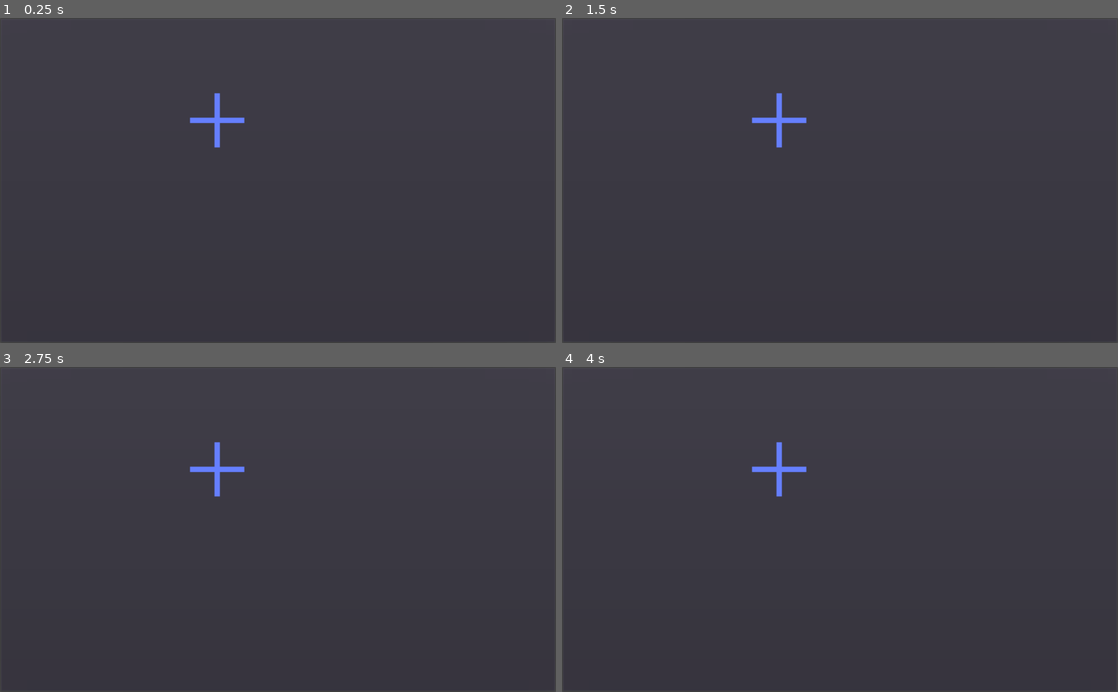
Above: before the commit, frames 1-4 (two rows, left to right).
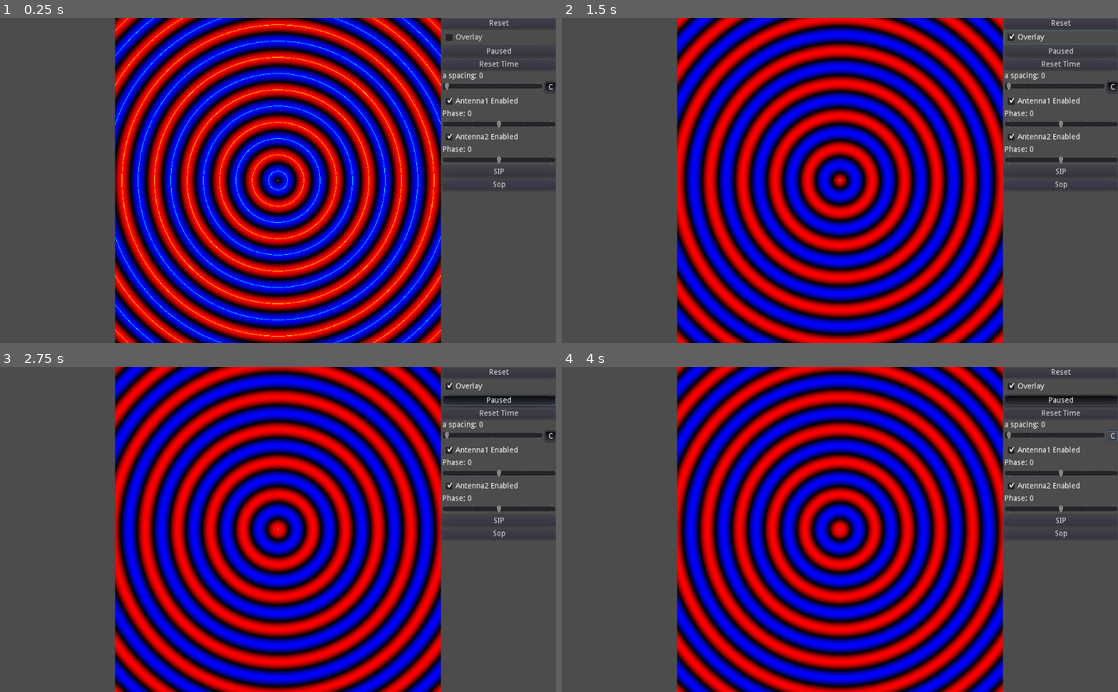
Above: after the commit, the same moments.

Repository: scapegoat57/NavSim
Game: Godot game, scene res://AntennaGraph.tscn
The game is run twice, just before and just after one commit, with the same random seed, the same clock (stepped at 60 frames per second) and the same inputs.
Inputs (mouse positions are in pixels of both pictures, inside the frame that each line leads up to):
- Up to frame 1 (0.25 s): no input
- Up to frame 2 (1.5 s): click (1062, 24) at 0.5 s, where only the run after the commit has a clickable "Reset"; click (1062, 37) at 1.25 s, where only the run after the commit has a clickable "Overlay"
- Up to frame 3 (2.75 s): click (500, 399) at 2 s, where only the run after the commit has a clickable "Paused"
- Up to frame 4 (4 s): click (1062, 412) at 2.75 s, where only the run after the commit has a clickable "Reset Time"; click (1112, 435) at 3.5 s, where only the run after the commit has a clickable "C"

The runs differ from the first frame. In frame 1, 60% of the frame differs, in the area x 4-100%, y 0-100%; in frame 2, 60%; in frame 3, 61%; in frame 4, 61%.

Commit message:
added antenna radiation display

Diff:
--- a/project/AntennaGraph.tscn
+++ b/project/AntennaGraph.tscn
@@ -1,23 +1,166 @@
-[gd_scene format=2]
+[gd_scene load_steps=4 format=2]
+
+[ext_resource path="res://radiation_material.tres" type="Material" id=1]
+[ext_resource path="res://radiation_graph.gd" type="Script" id=2]
+[ext_resource path="res://graph_controls.gd" type="Script" id=3]
 
 [node name="AntennaGraph" type="Control"]
 anchor_right = 1.0
 anchor_bottom = 1.0
-__meta__ = {
-"_edit_use_anchors_": false
-}
-
-[node name="PanelContainer" type="PanelContainer" parent="."]
-anchor_right = 1.0
-anchor_bottom = 1.0
-__meta__ = {
-"_edit_use_anchors_": false
-}
 
 [node name="OriginX" type="Line2D" parent="."]
+visible = false
 position = Vector2( 350, 189 )
 points = PoolVector2Array( 0, 0, 100, 0 )
 
 [node name="OriginY" type="Line2D" parent="."]
+visible = false
 position = Vector2( 350, 189 )
 points = PoolVector2Array( 50, -50, 50, 50 )
+
+[node name="GraphContainer" type="AspectRatioContainer" parent="."]
+anchor_right = 1.0
+anchor_bottom = 1.0
+
+[node name="Graph" type="ColorRect" parent="GraphContainer"]
+material = ExtResource( 1 )
+margin_left = 212.0
+margin_right = 812.0
+margin_bottom = 600.0
+script = ExtResource( 2 )
+a_label_path = NodePath("../../GraphControls/ASpaceLabel")
+
+[node name="GraphControls" type="VBoxContainer" parent="."]
+anchor_left = 0.796
+anchor_right = 1.0
+anchor_bottom = 1.0
+margin_left = -0.104065
+script = ExtResource( 3 )
+graph_path = NodePath("../GraphContainer/Graph")
+
+[node name="ResetButton" type="Button" parent="GraphControls"]
+margin_right = 209.0
+margin_bottom = 20.0
+text = "Reset"
+
+[node name="overlay_button" type="CheckBox" parent="GraphControls"]
+margin_top = 24.0
+margin_right = 209.0
+margin_bottom = 48.0
+text = "Overlay"
+
+[node name="PauseButton" type="Button" parent="GraphControls"]
+margin_top = 52.0
+margin_right = 209.0
+margin_bottom = 72.0
+toggle_mode = true
+text = "Paused"
+
+[node name="ResetTimeButton" type="Button" parent="GraphControls"]
+margin_top = 76.0
+margin_right = 209.0
+margin_bottom = 96.0
+text = "Reset Time"
+
+[node name="ASpaceLabel" type="Label" parent="GraphControls"]
+margin_top = 100.0
+margin_right = 209.0
+margin_bottom = 114.0
+text = "a spacing: "
+
+[node name="ASpaceHBox" type="HBoxContainer" parent="GraphControls"]
+margin_top = 118.0
+margin_right = 209.0
+margin_bottom = 138.0
+
+[node name="ASpaceSlider" type="HSlider" parent="GraphControls/ASpaceHBox"]
+margin_right = 185.0
+margin_bottom = 16.0
+size_flags_horizontal = 3
+max_value = 720.0
+step = 45.0
+value = 45.0
+tick_count = 5
+ticks_on_borders = true
+
+[node name="ASpaceToggle" type="Button" parent="GraphControls/ASpaceHBox"]
+margin_left = 189.0
+margin_right = 209.0
+margin_bottom = 20.0
+grow_horizontal = 0
+size_flags_horizontal = 9
+toggle_mode = true
+pressed = true
+text = "C"
+
+[node name="Antenna1Enabled" type="CheckBox" parent="GraphControls"]
+margin_top = 142.0
+margin_right = 209.0
+margin_bottom = 166.0
+pressed = true
+text = "Antenna1 Enabled"
+
+[node name="Antenn1PhaseLabel" type="Label" parent="GraphControls"]
+margin_top = 170.0
+margin_right = 209.0
+margin_bottom = 184.0
+text = "Antenna1 phase:"
+
+[node name="Antenna1PhaseSlider" type="HSlider" parent="GraphControls"]
+margin_top = 188.0
+margin_right = 209.0
+margin_bottom = 204.0
+min_value = -360.0
+max_value = 360.0
+value = -1.0
+tick_count = 5
+ticks_on_borders = true
+
+[node name="Antenna2Enabled" type="CheckBox" parent="GraphControls"]
+margin_top = 208.0
+margin_right = 209.0
+margin_bottom = 232.0
+pressed = true
+text = "Antenna2 Enabled"
+
+[node name="Antenn2PhaseLabel" type="Label" parent="GraphControls"]
+margin_top = 236.0
+margin_right = 209.0
+margin_bottom = 250.0
+text = "Antenna1 phase:"
+
+[node name="Antenna2PhaseSlider" type="HSlider" parent="GraphControls"]
+margin_top = 254.0
+margin_right = 209.0
+margin_bottom = 270.0
+min_value = -360.0
+max_value = 360.0
+value = -1.0
+tick_count = 5
+ticks_on_borders = true
+
+[node name="SipButton" type="Button" parent="GraphControls"]
+margin_top = 274.0
+margin_right = 209.0
+margin_bottom = 294.0
+text = "SIP"
+
+[node name="SopButton" type="Button" parent="GraphControls"]
+margin_top = 298.0
+margin_right = 209.0
+margin_bottom = 318.0
+text = "Sop"
+
+[connection signal="gui_input" from="GraphContainer/Graph" to="GraphContainer/Graph" method="_on_Graph_gui_input"]
+[connection signal="pressed" from="GraphControls/ResetButton" to="GraphControls" method="_on_ResetButton_pressed"]
+[connection signal="toggled" from="GraphControls/overlay_button" to="GraphContainer/Graph" method="_on_overlay_button_toggled"]
+[connection signal="toggled" from="GraphControls/PauseButton" to="GraphControls" method="_on_PauseButton_toggled"]
+[connection signal="pressed" from="GraphControls/ResetTimeButton" to="GraphControls" method="_on_ResetTimeButton_pressed"]
+[connection signal="value_changed" from="GraphControls/ASpaceHBox/ASpaceSlider" to="GraphControls" method="_on_ASpaceSlider_value_changed"]
+[connection signal="toggled" from="GraphControls/ASpaceHBox/ASpaceToggle" to="GraphControls" method="_on_ASpaceToggle_toggled"]
+[connection signal="toggled" from="GraphControls/Antenna1Enabled" to="GraphControls" method="_on_Antenna1Enabled_toggled"]
+[connection signal="value_changed" from="GraphControls/Antenna1PhaseSlider" to="GraphControls" method="_on_Antenna1PhaseSlider_value_changed"]
+[connection signal="toggled" from="GraphControls/Antenna2Enabled" to="GraphControls" method="_on_Antenna2Enabled_toggled"]
+[connection signal="value_changed" from="GraphControls/Antenna2PhaseSlider" to="GraphControls" method="_on_Antenna2PhaseSlider_value_changed"]
+[connection signal="pressed" from="GraphControls/SipButton" to="GraphControls" method="_on_SipButton_pressed"]
+[connection signal="pressed" from="GraphControls/SopButton" to="GraphControls" method="_on_SopButton_pressed"]
--- /dev/null
+++ b/project/graph_controls.gd
@@ -0,0 +1,66 @@
+extends VBoxContainer
+
+export var graph_path:NodePath
+onready var graph_node=get_node(graph_path) as RadiationGraph;
+# Called when the node enters the scene tree for the first time.
+func _ready():
+	_on_ResetButton_pressed()
+
+
+func _on_ASpaceToggle_toggled(button_pressed):
+	$ASpaceHBox/ASpaceSlider.step=45 if button_pressed else 1
+
+
+func _on_Antenna1Enabled_toggled(button_pressed):
+	graph_node.toggle_antenna(1,button_pressed)
+
+
+func _on_Antenna2Enabled_toggled(button_pressed):
+	graph_node.toggle_antenna(2,button_pressed)
+
+
+func _on_SipButton_toggled(button_pressed):
+	graph_node.toggle_SIP(button_pressed)
+
+
+func _on_ResetButton_pressed():
+	$SipButton.pressed=true;
+	$Antenna1Enabled.pressed=true;
+	$Antenna2Enabled.pressed=true;
+	$ASpaceHBox/ASpaceSlider.value=0
+	$ASpaceHBox/ASpaceToggle.pressed=true;
+	$Antenna1PhaseSlider.value = 0;
+	$Antenna2PhaseSlider.value = 0;
+
+
+
+func _on_PauseButton_toggled(button_pressed):
+	graph_node.toggle_paused(button_pressed)
+
+
+func _on_ASpaceSlider_value_changed(value):
+	$ASpaceLabel.text="a spacing: "+String(value)
+	graph_node.set_pos_with_a_spacing(value)
+
+
+func _on_ResetTimeButton_pressed():
+	graph_node.reset_time()
+
+
+func _on_Antenna1PhaseSlider_value_changed(value):
+	graph_node.set_antenna_phase(1,value)
+	$Antenn1PhaseLabel.text="Phase: " + ("+" if value>0 else "") + String(value)
+
+
+func _on_Antenna2PhaseSlider_value_changed(value):
+	graph_node.set_antenna_phase(2,value)
+	$Antenn2PhaseLabel.text="Phase: " + ("+" if value>0 else "") + String(value)
+
+func _on_SopButton_pressed():
+	$Antenna1PhaseSlider.value=0;
+	$Antenna2PhaseSlider.value=180;
+
+
+func _on_SipButton_pressed():
+	$Antenna1PhaseSlider.value=0;
+	$Antenna2PhaseSlider.value=0;
--- a/project/project.godot
+++ b/project/project.godot
@@ -7,6 +7,16 @@
 ;   param=value ; assign values to parameters
 
 config_version=4
+
+_global_script_classes=[ {
+"base": "ColorRect",
+"class": "RadiationGraph",
+"language": "GDScript",
+"path": "res://radiation_graph.gd"
+} ]
+_global_script_class_icons={
+"RadiationGraph": ""
+}
 
 [application]
 
@@ -20,4 +30,5 @@
 
 [rendering]
 
+quality/driver/driver_name="GLES2"
 environment/default_environment="res://default_env.tres"
--- /dev/null
+++ b/project/radiation_graph.gd
@@ -0,0 +1,73 @@
+class_name RadiationGraph
+extends ColorRect
+
+export var Paused=false;
+export var ZoomLevel=10.0
+export var Origin:Vector2=Vector2(0,0)
+export var a_label_path:NodePath
+var timer=0.0;
+
+func _ready():
+	material.set_shader_param("zoom",ZoomLevel)
+
+func _process(delta):
+	if (!Paused):
+		timer+=delta
+		material.set_shader_param("timer",timer)
+
+func toggle_paused(is_paused):
+	Paused=is_paused
+
+func reset_time():
+	timer=0.0
+
+func _on_overlay_button_toggled(button_pressed):
+	material.set_shader_param("overlay",button_pressed)
+
+func _on_reset_time_button_pressed():
+	timer=0
+	material.set_shader_param("timer",timer)
+
+func set_pos_with_a_spacing(var a_spacing):
+	var pos1=Vector2(0,a_spacing/360)
+	var pos2=Vector2(0,-a_spacing/360)
+	material.set_shader_param("ant1_pos",pos1)
+	material.set_shader_param("ant2_pos",pos2)
+
+var drag_start:Vector2=Vector2.ZERO
+func _on_Graph_gui_input(event):
+	if event is InputEventMouseMotion:
+		if event.button_mask == BUTTON_LEFT:
+			var drag_end=event.position/rect_size
+
+			Origin+=(uv_to_world(drag_end)-uv_to_world(drag_start))
+			material.set_shader_param("origin",Origin)
+			drag_start=drag_end
+
+	if event is InputEventMouseButton:
+		if event.pressed:
+			if event.button_index == BUTTON_LEFT:
+				drag_start=event.position/rect_size
+			if event.button_index == BUTTON_WHEEL_UP:
+				ZoomLevel -= 1 if ZoomLevel > 1 else 0
+				material.set_shader_param("zoom",ZoomLevel)
+			if event.button_index == BUTTON_WHEEL_DOWN:
+				ZoomLevel+=1
+				material.set_shader_param("zoom",ZoomLevel)
+#		if !event.pressed:
+#			print(event.as_text())
+
+func uv_to_world(uv:Vector2):
+	return (uv-Vector2(0.5,0.5))*-ZoomLevel+Origin
+
+
+func toggle_antenna(index, enabled):
+	var param="ant"+String(index)+"_amplitude"
+	material.set_shader_param(param,1 if enabled else 0)
+
+func toggle_SIP(enabled):
+	material.set_shader_param("sip", 1 if enabled else -1)
+
+func set_antenna_phase(antenna, phase):
+	var param="ant" + String(antenna) + "_phase"
+	material.set_shader_param(param,phase)
--- /dev/null
+++ b/project/radiation_material.tres
@@ -0,0 +1,20 @@
+[gd_resource type="ShaderMaterial" load_steps=2 format=2]
+
+[ext_resource path="res://radiation_shader.tres" type="Shader" id=1]
+
+[resource]
+shader = ExtResource( 1 )
+shader_param/origin = Vector2( 0, 0 )
+shader_param/ant1_pos = Vector2( 0, 0 )
+shader_param/ant1_amplitude = 1.0
+shader_param/ant1_phase = 0.0
+shader_param/ant2_pos = Vector2( 0, 0 )
+shader_param/ant2_phase = 0.0
+shader_param/ant2_amplitude = 1.0
+shader_param/timer = null
+shader_param/frequency = 1.0
+shader_param/zoom = 2.0
+shader_param/time_scale = 1.0
+shader_param/time_shift = 0.0
+shader_param/overlay = false
+shader_param/sip = 1.0
--- /dev/null
+++ b/project/radiation_shader.tres
@@ -0,0 +1,55 @@
+[gd_resource type="Shader" format=2]
+
+[resource]
+code = "shader_type canvas_item;
+render_mode unshaded;
+
+const float TWO_PI = 6.2831853071795;
+
+uniform vec2 origin=vec2(0);
+uniform vec2 ant1_pos=vec2(0);
+uniform float ant1_amplitude:hint_range(0.0,1.0,0.1)=1.0;
+uniform float ant1_phase:hint_range(-360.0,360,0.1)=0.0;
+uniform vec2 ant2_pos=vec2(0);
+uniform float ant2_phase:hint_range(-360.0,360.0,0.1)=0.0;
+uniform float ant2_amplitude:hint_range(0.0,1.0,0.1)=1.0;
+uniform float timer;
+uniform float frequency=1.0;
+uniform float zoom:hint_range(0.5,20)=1.0;
+uniform float time_scale=1.0;
+uniform float time_shift=0;
+uniform bool overlay=false;
+uniform float sip:hint_range(-1.0,1.0,2)=1;
+
+vec2 uv_to_world(vec2 value)
+{
+	return ((value-(vec2(0.5,0.5)))*zoom+origin)*vec2(1,-1);
+}
+
+float intensity_from(vec2 antenna_position, vec2 field_position, float phase)
+{
+	vec2 direction=field_position - antenna_position;
+	float dist=length(direction);
+	float intensity=sin(frequency * dist * TWO_PI - radians(phase) - (timer*time_scale)+time_shift);
+	intensity*=0.5;
+	return intensity;
+}
+
+float circle(vec2 dot_pos, vec2 world_pos,float radius)
+{
+	vec2 position=dot_pos-world_pos;
+	return 1.0-smoothstep(radius, radius + 0.001, dot(position, position) * 4.0);
+}
+
+void fragment(){
+	float ant1=intensity_from(ant1_pos,uv_to_world(UV.xy), ant1_phase) * ant1_amplitude;
+	float ant2=intensity_from(ant2_pos,uv_to_world(UV.xy), ant2_phase) * ant2_amplitude * sip;
+	float total=ant1+ant2;
+	if (overlay)
+		COLOR=vec4(-min(0,ant1)-min(0,ant2),0,max(0,ant1)+max(0,ant2),1);
+	else
+		COLOR = vec4(-total,step(0.999,abs(total)),total,1);
+	COLOR=mix(COLOR,vec4(1,0,1,1),circle(ant1_pos,uv_to_world(UV.xy),0.0001));
+	COLOR=mix(COLOR,vec4(0,1,1,1),circle(ant2_pos,uv_to_world(UV.xy),0.0001));
+
+}"
--- /dev/null
+++ b/project/sip_sop_group.tres
@@ -0,0 +1,3 @@
+[gd_resource type="ButtonGroup" format=2]
+
+[resource]
